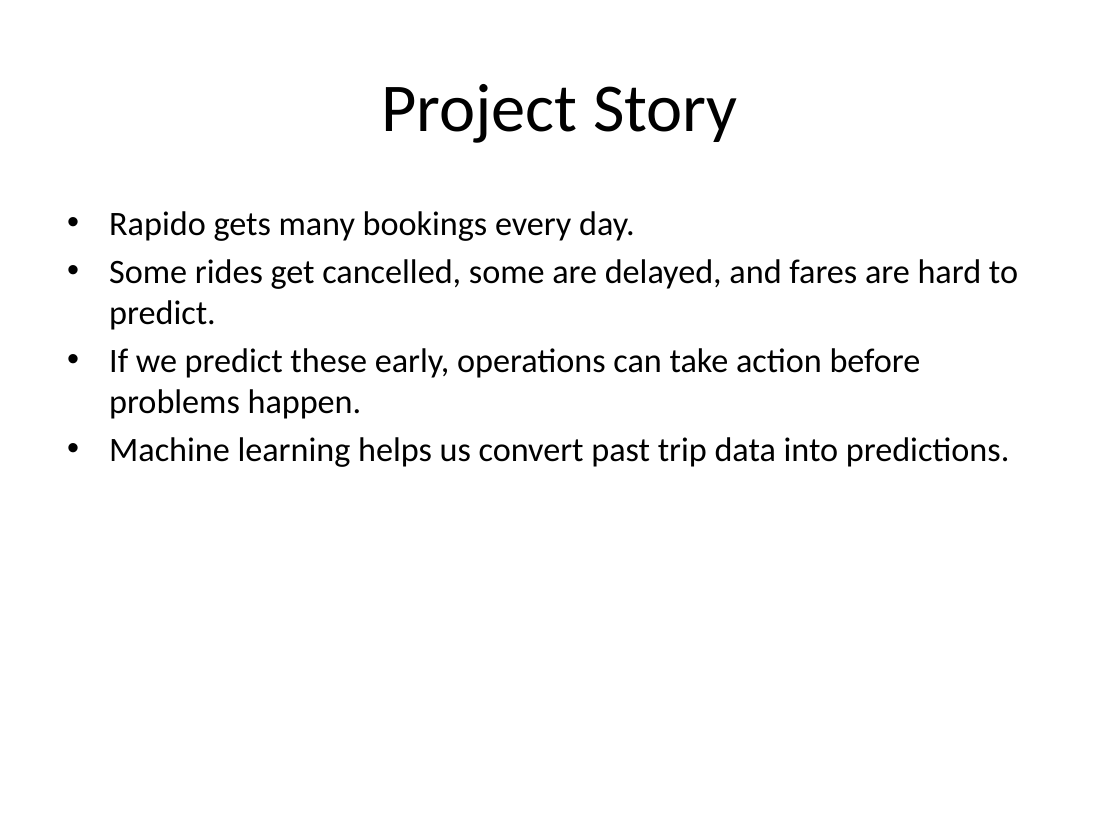
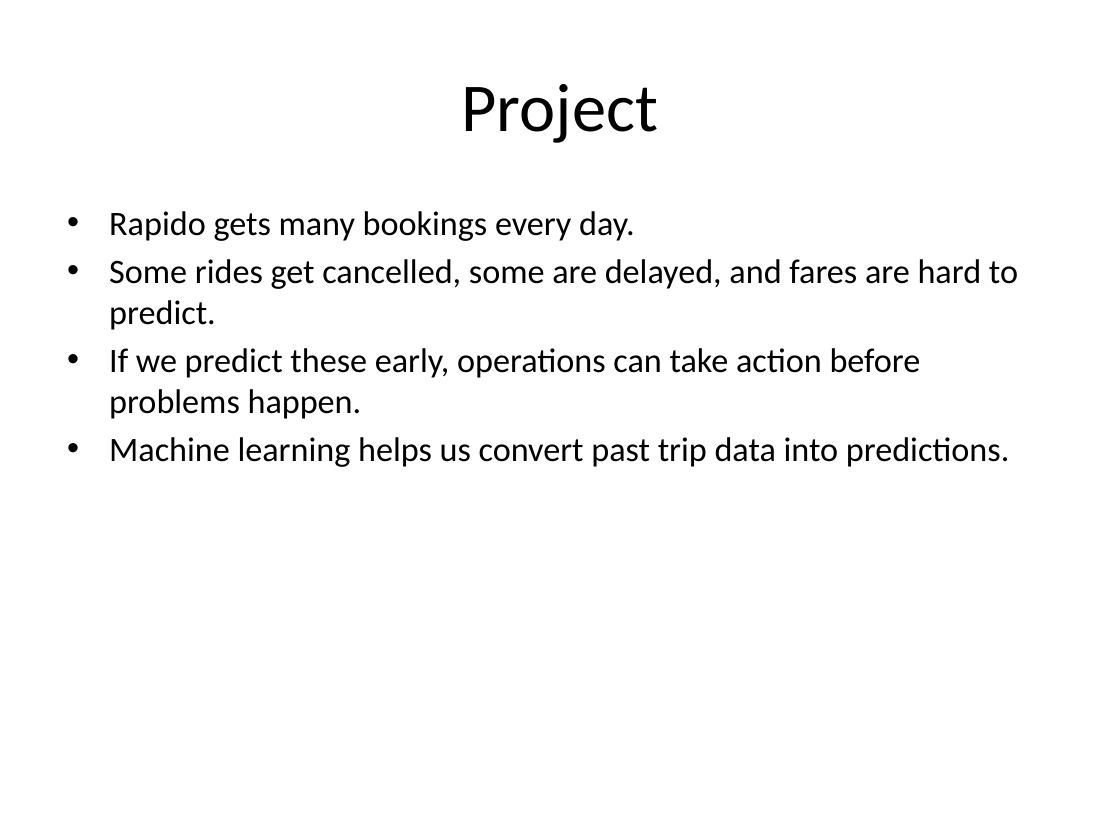
Before and after one commit to Meenakshipro/My-Projects, a slide deck: slide 2 of Project 3/docs/Rapido_Student_Teaching_Deck.pptx (slide 4 before the commit). Drawn at 1120x840 pixels with LibreOffice and Linux fonts; fonts in the diff are those of the drawing. Boxes give left, top, right and bottom in pixels: in the first picture for what was removed or moved away, otherwise in the second. Text is boxed around its words. In the diff, an @@ line names an element or a change of style, - is before the commit and + after.

Commit message:
Update Project 3 pipeline and documentation

```diff
--- a/Project 3/docs/Rapido_Student_Teaching_Deck.pptx
+++ b/Project 3/docs/Rapido_Student_Teaching_Deck.pptx
@@ title at [462,84,658,143]: text changed @@
-Project Story
+Project
```
Also in this commit, not shown: 12 other slides changed, 1 slide added, 11 slides removed, 4 other files.
